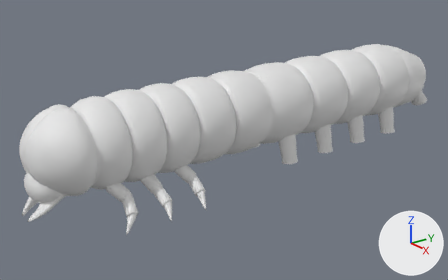
Two versions of the Blender file 01/Assets/models/enemies/caterpillars/caterpillar05.blend, one commit apart.
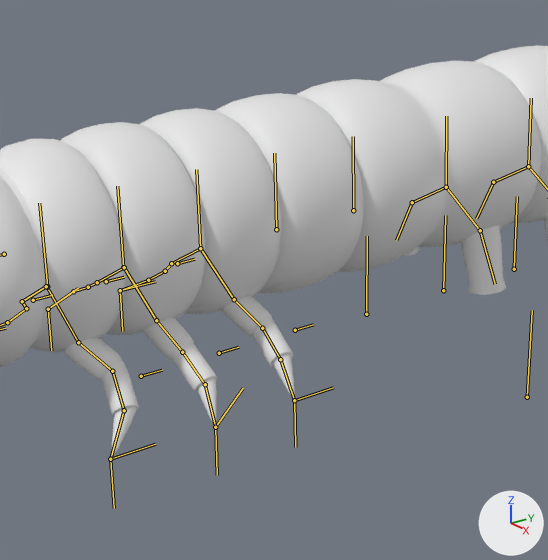
There are two pictures of each version: one whole from a 50 mm camera at (11.06, -3.18, 4.5) aimed at (-0.48, 5.46, -0.88), one close up on the part from 17% to 71% of the width and 13% to 100% of the height. Every picture has the same lights, and +X, +Y and +Z are marked at lower right. Both versions are drawn at frame 1 of the action 'c1_rearing.U'; the numbers are the values there. The bones that bend it are drawn over the model as lines in the close-ups.

Objects in the first close-up: 'body_inner_skin', 'body_outer_shape', 'head', 'prolegs', 'thoraxlegs'.
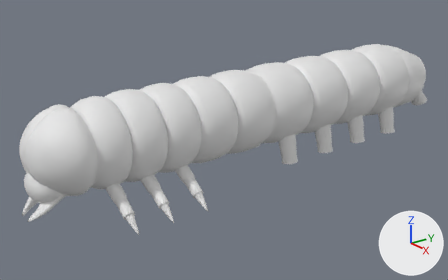
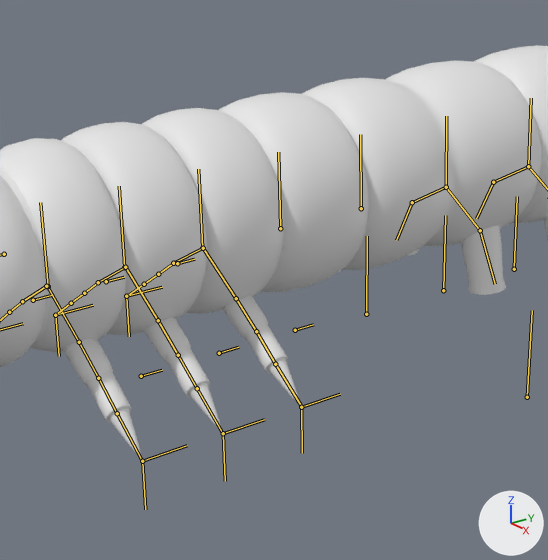
Edits to the bpy script that builds the scene:
```text
Change bone_segment05:
    where bone_segment05 = bpy.data.objects['Armature'].pose.bones['segment05']  # child of 'thorax_control'
    bone_segment05.location: (0.0, 0.0, 0.1) -> (0.0, 0.0, 0.0)
Change bone_leg01_control_l:
    where bone_leg01_control_l = bpy.data.objects['Armature'].pose.bones['leg01_control.L']  # child of 'thorax_control'
    bone_leg01_control_l.location: (-0.21, 0.02, -0.19) -> (0.0, 0.0, 0.0)
Change bone_leg01_control_r:
    where bone_leg01_control_r = bpy.data.objects['Armature'].pose.bones['leg01_control.R']  # child of 'thorax_control'
    bone_leg01_control_r.location: (0.2, -0.1, -0.28) -> (0.0, 0.0, 0.0)
Change bone_leg02_control_l:
    where bone_leg02_control_l = bpy.data.objects['Armature'].pose.bones['leg02_control.L']  # child of 'thorax_control'
    bone_leg02_control_l.location: (0.0, -0.09, -0.07) -> (0.0, 0.0, 0.0)
Change bone_leg02_control_r:
    where bone_leg02_control_r = bpy.data.objects['Armature'].pose.bones['leg02_control.R']  # child of 'thorax_control'
    bone_leg02_control_r.location: (0.0, -0.09, -0.07) -> (0.0, 0.0, 0.0)
Change bone_leg03_control_l:
    where bone_leg03_control_l = bpy.data.objects['Armature'].pose.bones['leg03_control.L']  # child of 'thorax_control'
    bone_leg03_control_l.location: (0.0, -0.09, -0.07) -> (0.0, 0.0, 0.0)
Change bone_leg03_control_r:
    where bone_leg03_control_r = bpy.data.objects['Armature'].pose.bones['leg03_control.R']  # child of 'thorax_control'
    bone_leg03_control_r.location: (0.0, -0.09, -0.07) -> (0.0, 0.0, 0.0)
```

Boxes (x1, y1, x2, y2) around the edits, measured in the close-ups (548 x 560 px):
'body_outer_shape', posed: before (0, 45, 548, 353); after (0, 45, 548, 352)
'thoraxlegs', posed: before (64, 296, 295, 458); after (64, 296, 300, 459)
'body_inner_skin', posed: (0, 90, 541, 345) in both
bone 'segment05', root to tip: before (353, 210) to (353, 136); after (361, 208) to (360, 134)
bone 'leg01_control.L', root to tip: before (110, 459) to (114, 508); after (142, 461) to (145, 509)
bone 'leg02_control.L', root to tip: before (215, 427) to (217, 475); after (223, 433) to (225, 481)
bone 'leg02_control.R', root to tip: before (48, 309) to (51, 350); after (55, 315) to (59, 356)
bone 'leg03_control.L', root to tip: before (294, 400) to (295, 447); after (301, 407) to (302, 453)
bone 'leg03_control.R', root to tip: before (120, 290) to (122, 331); after (126, 296) to (129, 336)
